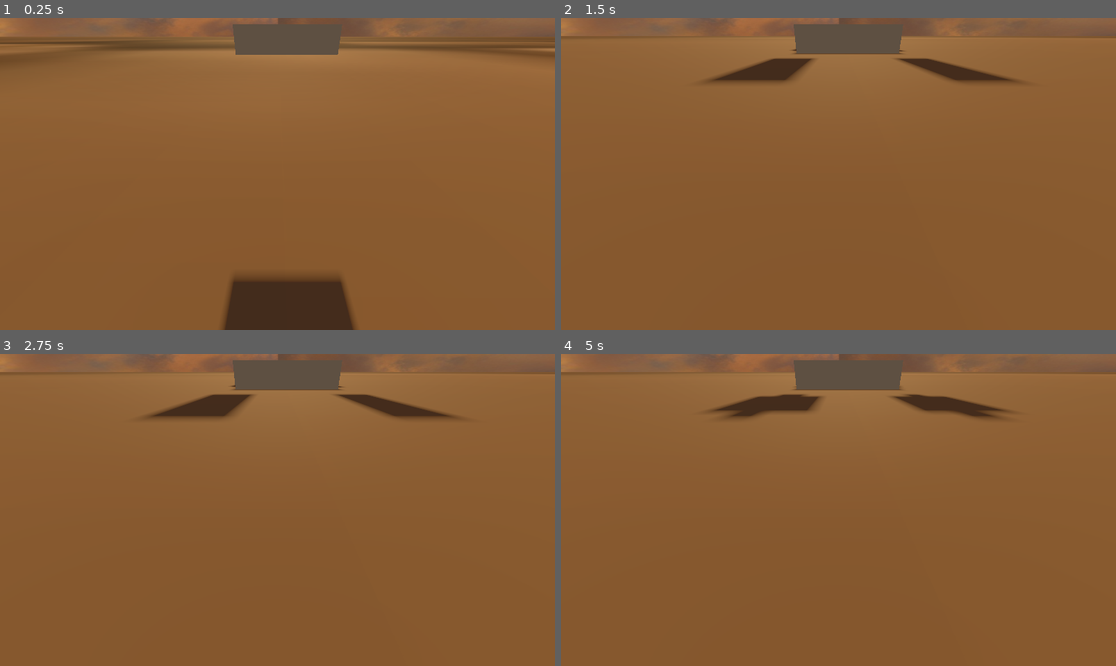
Above: before the commit, frames 1-4 (two rows, left to right).
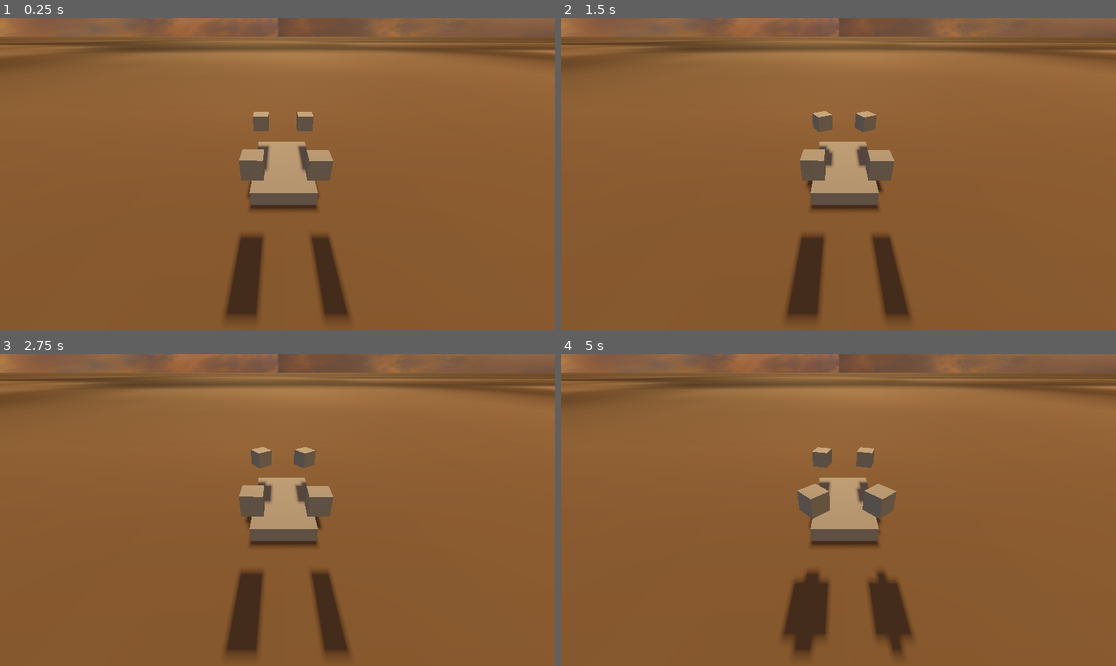
Above: after the commit, the same moments.

Repository: NuggetsWithTea/BeefyDrone
Game: Godot game, scene res://scenes/WindEnv.tscn
Same seed, same stepped clock (60 frames per second), same inputs: the game is played once before the commit and once after it.
Inputs:
- Up to frame 1 (0.25 s): no input
- Up to frame 2 (1.5 s): hold Right (right) 0.53-1.28 s; tap Enter at 1.25 s; hold Down (backward) from 1.28 s (still down)
- Up to frame 3 (2.75 s): release Down (backward) at 2.03 s; hold Right (right) from 2.03 s (still down)
- Up to frame 4 (5 s): release Right (right) at 2.78 s; hold Up (forward) 2.78-3.53 s; tap Space (up) at 3.5 s; hold Down (backward) from 3.53 s (still down)

The runs differ from the first frame. In frame 1, 8.9% of the frame differs, in the area x 0-100%, y 2-100%; in frame 2, 12%; in frame 3, 12%; in frame 4, 13%, in the area x 0-100%, y 2-97%.

Commit message:
fixed altitude check

Diff:
--- a/scenes/WindEnv.tscn
+++ b/scenes/WindEnv.tscn
@@ -38,7 +38,8 @@
 gust_frequency = 0.0
 
 [node name="Drone" parent="." instance=ExtResource("2_0w3p5")]
-transform = Transform3D(1, 0, 0, 0, 1, 0, 0, 0, 1, 0, 2.37582, 0)
+transform = Transform3D(1, 0, 0, 0, 1, 0, 0, 0, 1, 0, 0.389859, 0)
+center_of_mass = Vector3(0, -0.5, 0)
 
 [node name="Camera3D" type="Camera3D" parent="Drone"]
 transform = Transform3D(0.999999, -0.00094904, 0.00140186, -7.4619e-09, 0.82806, 0.560639, -0.00169289, -0.560638, 0.828059, -0.0865877, 2.41951, 3.17275)
--- a/scripts/Drone.gd
+++ b/scripts/Drone.gd
@@ -3,12 +3,16 @@
 
 @export var DRAG_COEFFICIENT: float = 0.1  # Air resistance
 @export var ROTATIONAL_DAMPING: float = .9
+@export var ALTITUDE_CHECK_DISTANCE: float = 500
+
 #########################################
 # apply all lift forces from the propellers in this script. this should fix the wiggle problem
 var propellers:Array[Propeller]
 var ground: MeshInstance3D
 var Current_WIND_FORCE = Vector3.ZERO
 var CURRENT_DRAG: Vector3 = Vector3.ZERO
+
+var CURRENT_ALTITUDE: float = 0 #distance between the drone and the nearest obstacle
 
 func _ready():
 	propellers = [$"Propeller 1", $"Propeller 2", $"Propeller 3",$"Propeller 4"]
@@ -22,9 +26,10 @@
 	effective_lift(delta)
 	var drag = -DRAG_COEFFICIENT * linear_velocity
 	apply_force(drag)
-
+	get_altitude()
 	angular_velocity *= .98
 	linear_velocity += (Current_WIND_FORCE / mass) * delta
+	#print(global_position)
 
 func _input(event):
 	if Input.is_action_just_pressed("forward"):
@@ -42,6 +47,32 @@
 	if Input.is_action_just_pressed("down"):
 		for prop in propellers:
 			prop.increase_voltage(-.5)
+
+func get_altitude():
+	var coll_shape = $CollisionShape3D
+	var size = coll_shape.shape.size * coll_shape.scale
+	# We'll cast a ray straight down from the drone's position
+	var space_state = get_world_3d().direct_space_state
+	var origin = global_transform.origin
+	var target = origin - Vector3(0, ALTITUDE_CHECK_DISTANCE, 0)
+
+	var query = PhysicsRayQueryParameters3D.create(origin, target)
+	# If your ground is a physics body, these defaults work.
+	# Adjust if you need to collide with or exclude certain layers.
+	query.collide_with_areas = true
+	query.collide_with_bodies = true
+	query.exclude = [self]
+
+	# Perform the actual raycast
+	var result = space_state.intersect_ray(query)
+
+	if result.has("position"):
+		# Return how far the drone is from the point where the ray hit
+		CURRENT_ALTITUDE = (origin - result["position"]).length()
+		return
+
+	# If it didn't hit anything, assume max distance
+	CURRENT_ALTITUDE = ALTITUDE_CHECK_DISTANCE
 
 func effective_lift(delta):
 	var total_force = Vector3.ZERO
--- a/scripts/Propeller.gd
+++ b/scripts/Propeller.gd
@@ -11,8 +11,8 @@
 
 @export var SEA_LEVEL_DENSITY: float = 1.225  # kg/m³
 @export var SEA_LEVEL_STANDARD_TEMPERATURE_C: float = 15.0  # °C
-@export var TEMPERATURE_DROP_RATE: float = 0.0065  # K per meter
-@export var GRAVITY: float = 9.81
+@export var TEMPERATURE_DROP_RATE: float = 0.65  # K per meter
+@export var GRAVITY: float = 0 # set in ready
 @export var MOLAR_MASS: float = 0.02896
 @export var UNIVERSAL_GAS_CONSTANT: float = 8.314
 
@@ -33,6 +33,7 @@
 func _ready():
 	LOCAL_OFFSET = global_transform.origin - owner.global_transform.origin
 	DRONE = owner as RigidBody3D
+	GRAVITY = ProjectSettings.get_setting("physics/3d/default_gravity") as float
 
 func _process(delta):
 	# Build a transform for the local offset
@@ -59,6 +60,7 @@
 
 	if CURRENT_VOLTAGE == 0:
 		return
+
 	var alt = global_position.y
 	var ground = get_ground_effect(alt)
 	calc_applied_force(delta, ground)
@@ -70,12 +72,11 @@
 	var T0 = SEA_LEVEL_STANDARD_TEMPERATURE_C + 273.15  # convert °C to K
 
 	# The exponent from the barometric formula
-	var exponent_val = (GRAVITY * MOLAR_MASS) / (UNIVERSAL_GAS_CONSTANT * TEMPERATURE_DROP_RATE) - 1.0
+	var exponent_val = (GRAVITY * MOLAR_MASS) / (UNIVERSAL_GAS_CONSTANT * TEMPERATURE_DROP_RATE)
 
 	# base term: (1 - L*h / T0)
-	var altitude = global_position.y  # or however you define "height" in meters
-	var base_term = 1.0 - (TEMPERATURE_DROP_RATE * altitude / T0)
-
+	var base_term = 1-(TEMPERATURE_DROP_RATE * DRONE.CURRENT_ALTITUDE / T0)
+	print(DRONE.CURRENT_ALTITUDE)
 	# If base_term is <= 0, it means altitude is beyond formula's range.
 	if base_term <= 0:
 		return 0.0
@@ -87,11 +88,14 @@
 	var ground_effect_threshold = DISC_AREA * 2  # Max altitude for ground effect
 	var max_boost = 1.3  # Boost factor when very close
 
-	if altitude >= ground_effect_threshold:
+	if DRONE.CURRENT_ALTITUDE >= ground_effect_threshold:
 		return 1.0  # No boost at higher altitudes
 
-	var boost = max_boost - ((altitude / ground_effect_threshold) * max_boost)
-	print(boost)
+	#linear decay based on altitude
+	var t = clamp(altitude / ground_effect_threshold, 0.0, 1.0)
+	var boost = lerp(max_boost, 1.0, t)  # Fades from max_boost at 0 altitude to 1.0 at threshold
+
+	#print(boost)
 	return boost
 
 func increase_voltage(voltage:float):
@@ -121,7 +125,7 @@
 		return
 
 	var current_air_density = air_density()
-
+	#print(current_air_density)
 	# Thrust calculation
 	CURRENT_THRUST_FORCE = THRUST_COEFFICIENT * current_air_density  * DISC_AREA * pow((CURRENT_RPM / 60), 2)
 
